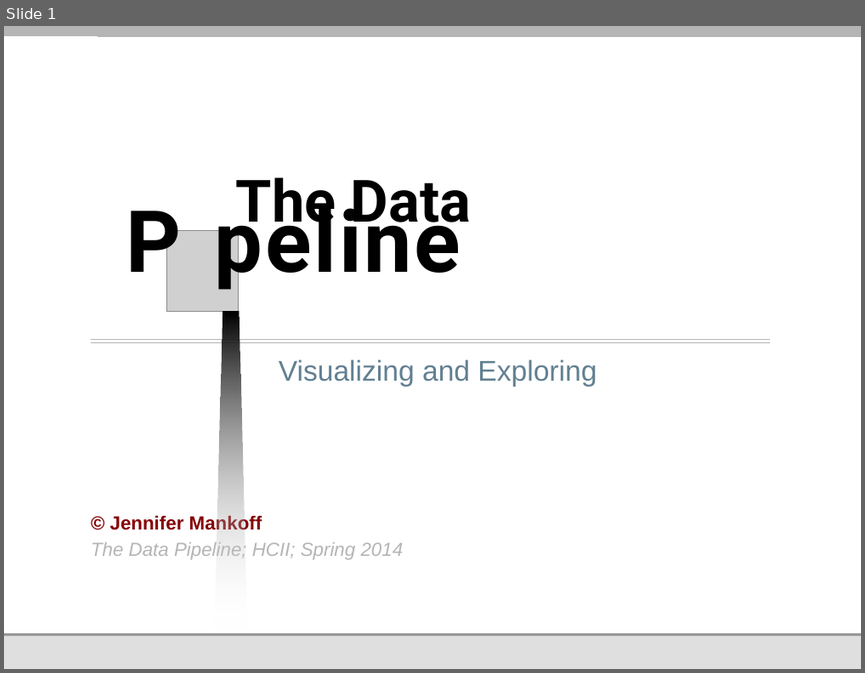
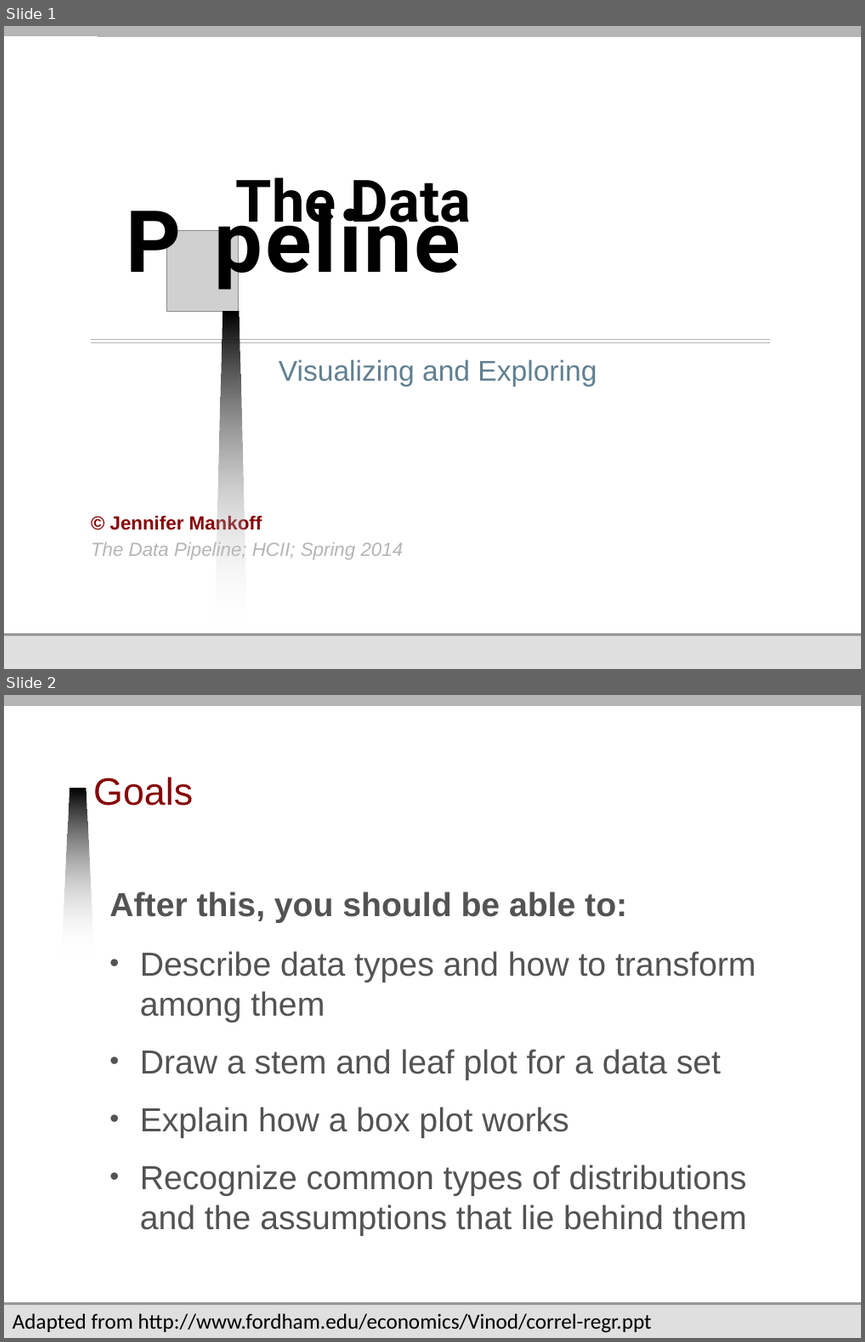
Before and after one commit to jmankoff/data, a slide deck: Lectures/6 Exploration.pptx. Shown one above the other, each under a label of ours: slide 1 before the commit, slides 1 and 2 after it. The pictures are 865x673 and 865x1342 pixels, drawn with LibreOffice and Linux fonts; fonts in the diff are those of the drawing; grey boxes stand for pictures; background and template pictures are left out. Boxes give left, top, right and bottom in pixels: in the first picture for what was removed or moved away, otherwise in the second. Text is boxed around its words. In the diff, an @@ line names an element or a change of style, - is before the commit and + after.

Commit message:
added goals slides to each slide deck
Also created new lecture 10 and 11.

```diff
--- a/Lectures/6 Exploration.pptx
+++ b/Lectures/6 Exploration.pptx
@@ slide 2 added at [4,695,861,1338], background #FFFFFF; not listed: 5 template elements that a slide beside it also shows @@
@@ freeform shape added at [62,788,94,955], fill gradient #000000 to #FFFFFF @@
@@ title added at [93,777,193,805], 32 pt, text #850205 @@
+Goals
@@ text added at [109,891,755,1236], 28 pt, text #535353 @@
+After this, you should be able to:
+• Describe data types and how to transform among them
+• Draw a stem and leaf plot for a data set
+• Explain how a box plot works
+• Recognize common types of distributions and the assumptions that lie behind them
@@ text added at [12,1313,652,1333], 18 pt, text #000000 @@
+Adapted from http://www.fordham.edu/economics/Vinod/correl-regr.ppt
```
Also in this commit, not shown: 34 slides changed, 7 other files.
